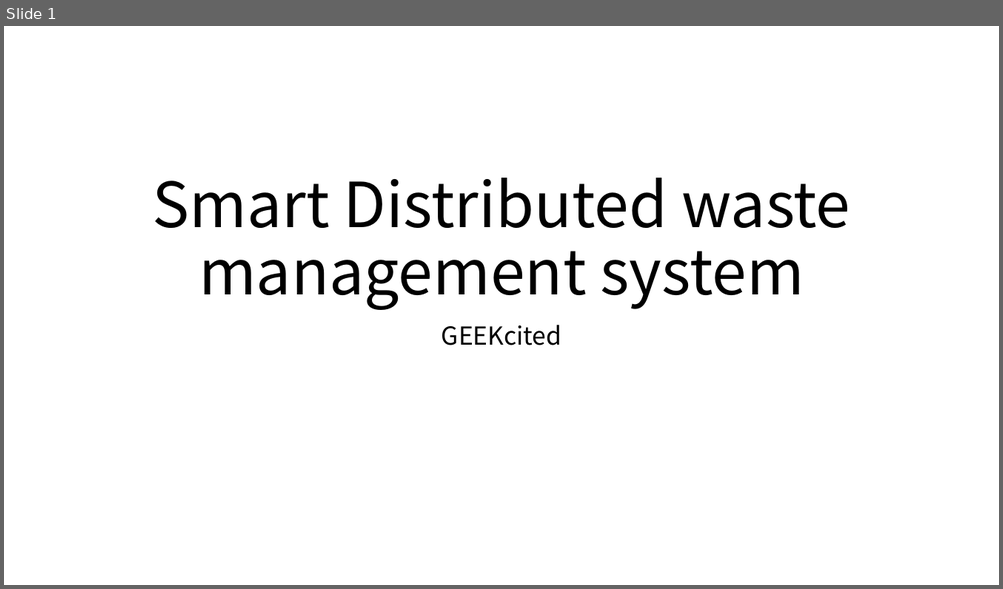
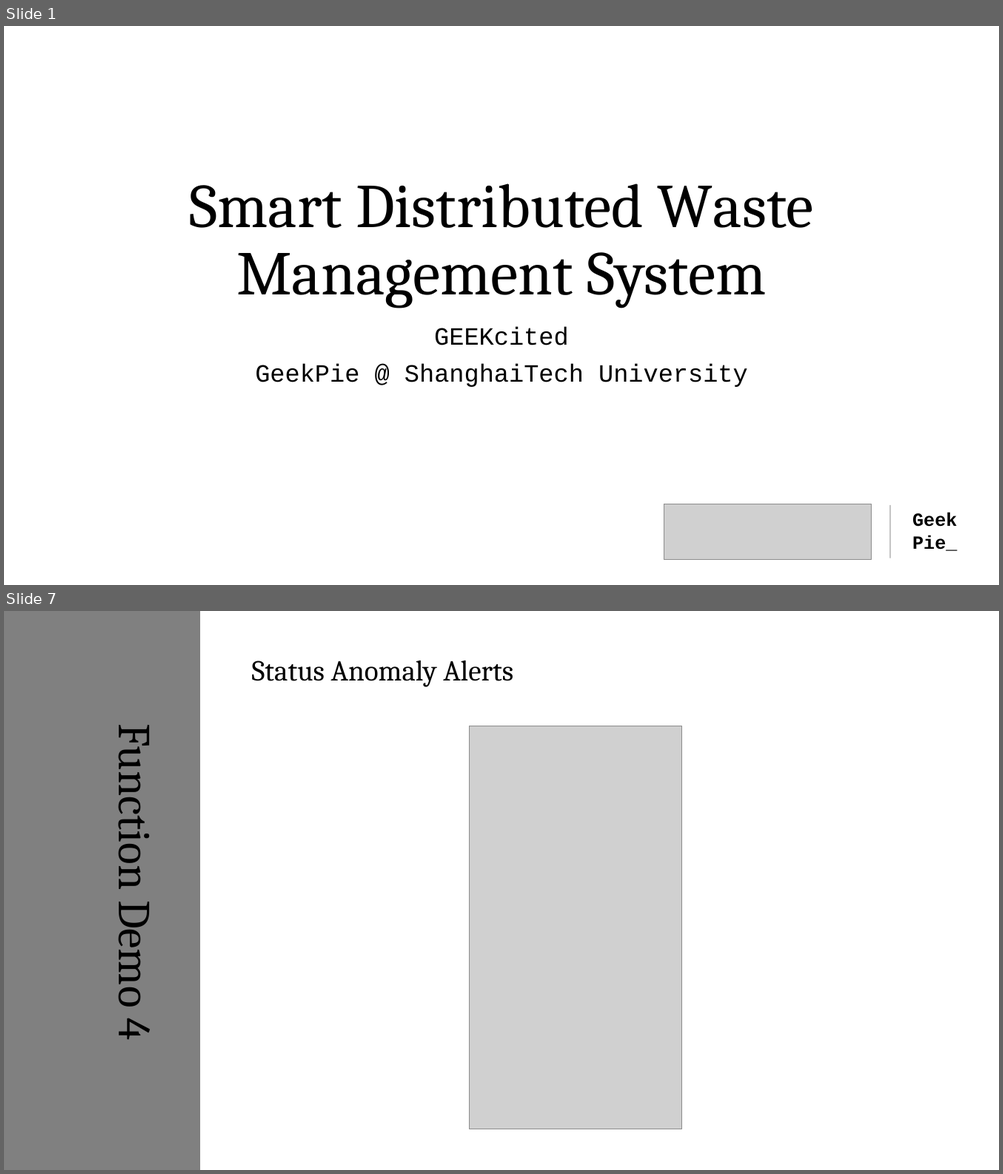
Before and after one commit to maverick117/hackathon2016, a slide deck: Smart Distributed waste management system.pptx. Shown one above the other, each under a label of ours: slide 1 before the commit, slides 1 and 7 after it; the slides between them are not shown. The pictures are 1003x589 and 1003x1174 pixels, drawn with LibreOffice and Linux fonts; fonts in the diff are those of the drawing; grey boxes stand for pictures. Boxes give left, top, right and bottom in pixels: in the first picture for what was removed or moved away, otherwise in the second. Text is boxed around its words. In the diff, an @@ line names an element or a change of style, - is before the commit and + after.

```diff
--- a/Smart Distributed waste management system.pptx
+++ b/Smart Distributed waste management system.pptx
@@ slide 7 added at (4,611,999,1170), background #FFFFFF @@
@@ rectangle added at (4,611,202,1170), fill #808080, outline #FFFFFF 1.5 pt @@
@@ text added at (252,660,513,687), 28 pt, text #000000 @@
+Status Anomaly Alerts
@@ text added at (108,740,167,1039), 44 pt, text #000000 @@
+Function Demo 4
@@ picture added at (469,726,683,1130) @@
@@ slide 1 changed as well @@
@@ title at (189,184,814,308): text changed; font Noto Sans CJK SC to Cambria @@
-Smart Distributed waste management system
+Smart Distributed Waste Management System
@@ subtitle at (434,326,569,346): font Noto Sans CJK SC to Courier New in "GEEKcited" @@
@@ subtitle at (255,363,748,387): paragraph added @@
+GeekPie @ ShanghaiTech University
@@ picture added at (663,504,871,560) @@
@@ line added from (891, 506) to (891, 559), #000000 0.5 pt @@
@@ text added at (912,513,956,551), 18 pt, text #000000, bold @@
+Geek
+Pie_
```
Also in this commit, not shown: 3 other slides changed, 6 other slides added, 7 slides removed.
